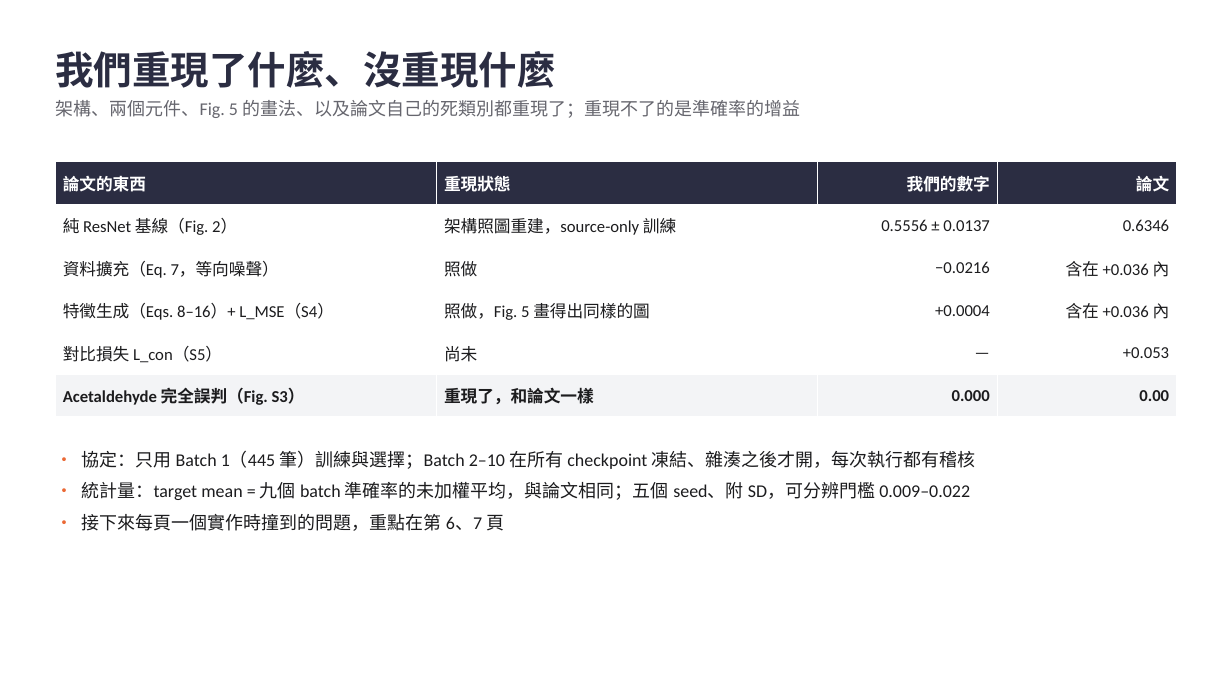
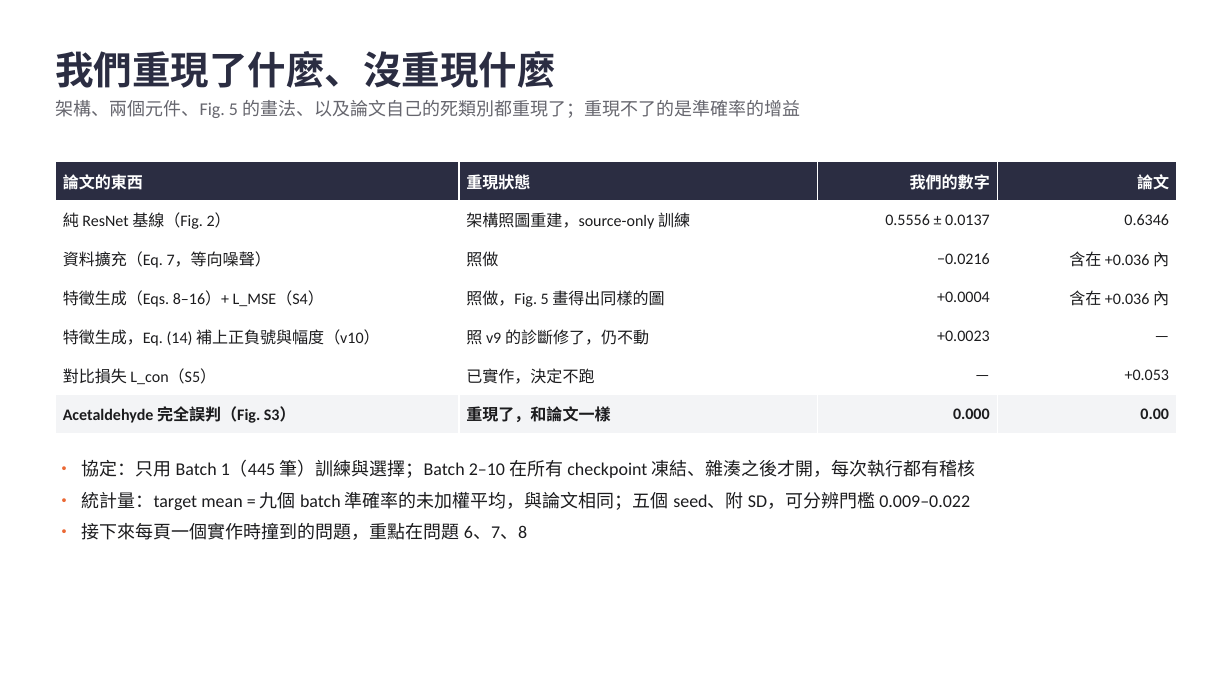
Before and after one commit to wintera1233/cdcnn, a slide deck: slide 2 of reports/cdcnn-implementation-issues.pptx. Drawn at 1232x693 pixels with LibreOffice and Linux fonts; fonts in the diff are those of the drawing. Boxes give left, top, right and bottom in pixels: in the first picture for what was removed or moved away, otherwise in the second. Text is boxed around its words. In the diff, an @@ line names an element or a change of style, - is before the commit and + after.

```diff
--- a/reports/cdcnn-implementation-issues.pptx
+++ b/reports/cdcnn-implementation-issues.pptx
@@ table at bbox=[55, 162, 1177, 433] @@
-row 5: 對比損失 L_con（S5） | 尚未 | — | +0.053
+row 5: 特徵生成，Eq. (14) 補上正負號與幅度（v10） | 照 v9 的診斷修了，仍不動 | +0.0023 | —
+row 6: 對比損失 L_con（S5） | 已實作，決定不跑 | — | +0.053
@@ text "• 協定：只用 Batch 1（445 筆）訓練與選擇；Batch ...": place and size @@
-text "• 協定：只用 Batch 1（445 筆）訓練與選擇；Batch ..." at bbox=[81, 451, 976, 531]
+text "• 協定：只用 Batch 1（445 筆）訓練與選擇；Batch ..." at bbox=[81, 460, 976, 540]
@@ text at bbox=[81, 523, 527, 540]: text changed @@
-• 接下來每頁一個實作時撞到的問題，重點在第 6、7 頁
+• 接下來每頁一個實作時撞到的問題，重點在問題 6、7、8
```
Also in this commit, not shown: 2 other slides changed, 2 other files.
